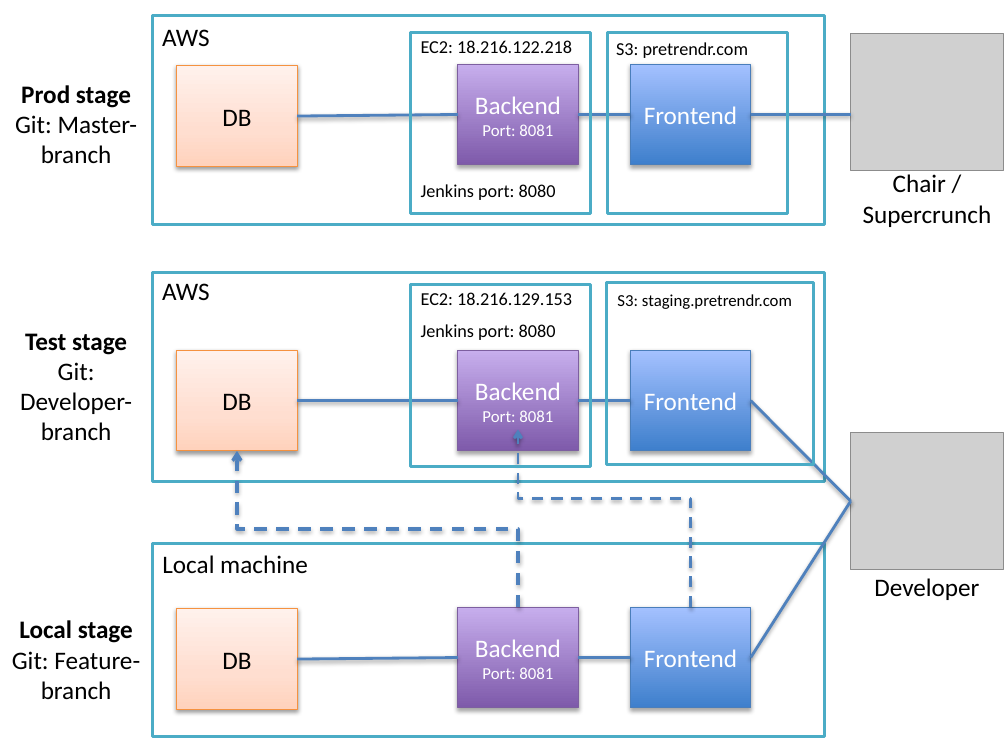
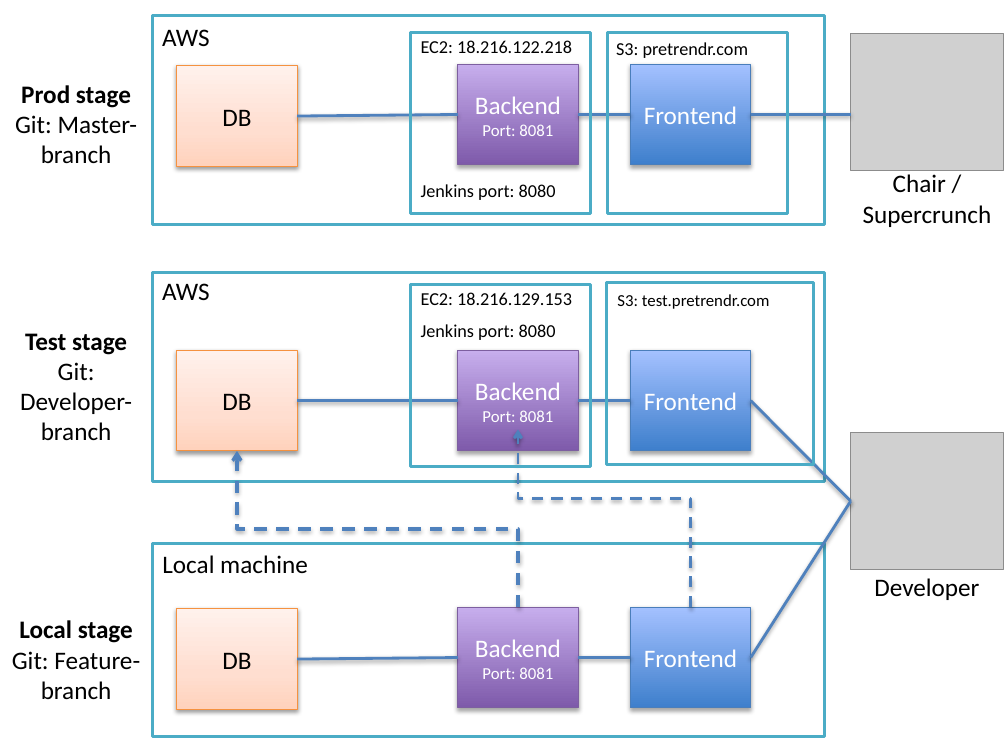
Before and after one commit to Astarch/amos-ws18-proj3, a slide deck: slide 1 of architecture/architecture_stages.pptx. Drawn at 1008x756 pixels with LibreOffice and Linux fonts; fonts in the diff are those of the drawing; grey boxes stand for pictures. Boxes give left, top, right and bottom in pixels: in the first picture for what was removed or moved away, otherwise in the second. Text is boxed around its words. In the diff, an @@ line names an element or a change of style, - is before the commit and + after.

```diff
--- a/architecture/architecture_stages.pptx
+++ b/architecture/architecture_stages.pptx
@@ text at (x1=617, y1=294, x2=769, y2=309): text changed @@
-S3: staging.pretrendr.com
+S3: test.pretrendr.com
```
Also in this commit, not shown: 3 other files.
